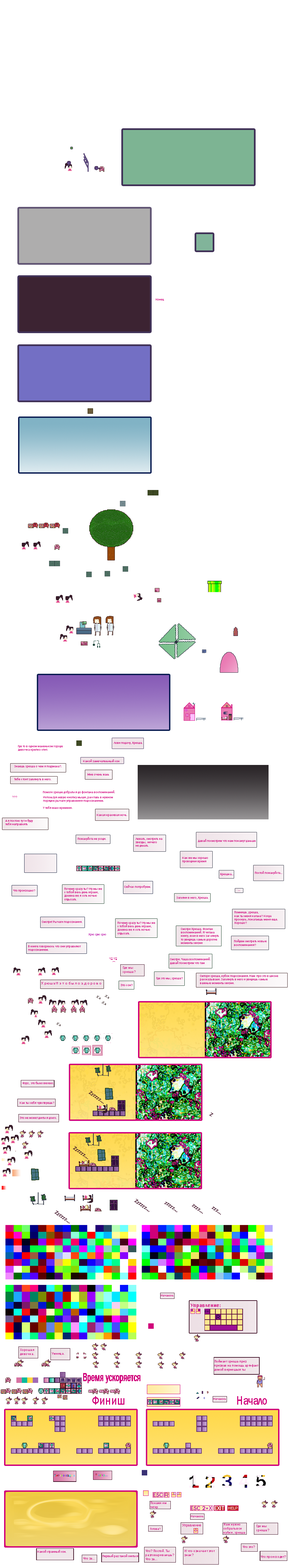
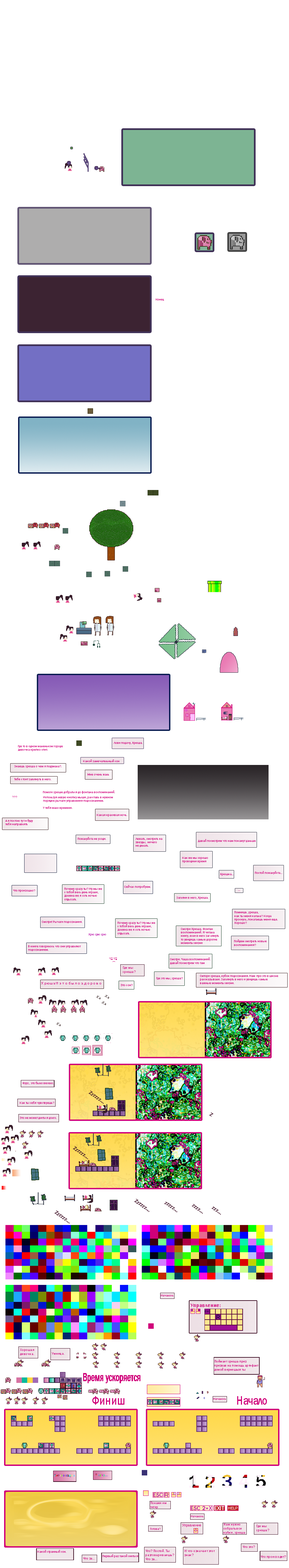
Layered file, before and after one edit (289 × 1568). Changes by layer:
removed layer "Слой 1" over [197, 232, 247, 252]
added layer "Слой 14" above "Слой 13" over [226, 232, 247, 252]
added layer "Слой 13" above "Слой 12 копия 3" over [197, 232, 247, 252]
